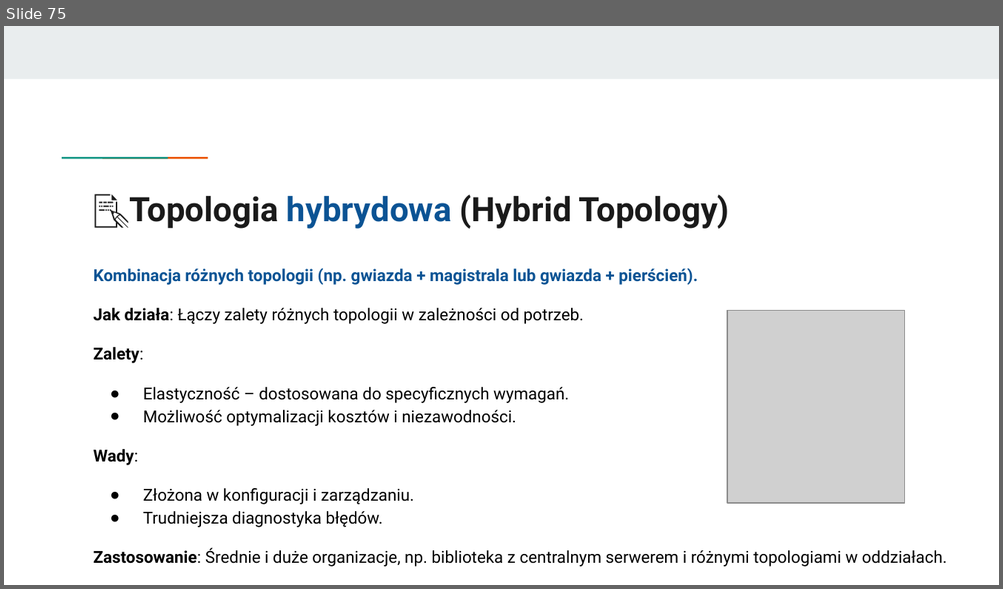
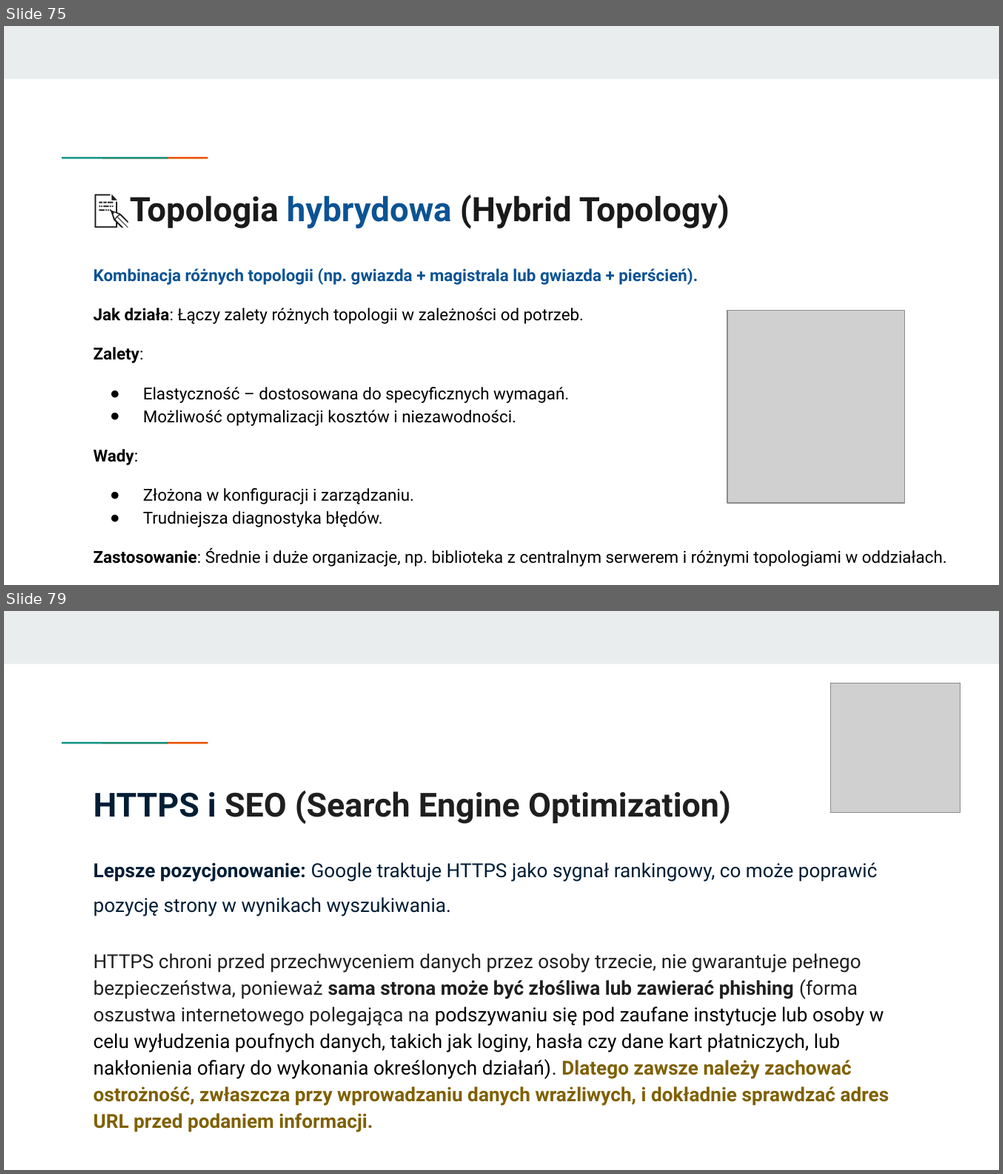
Before and after one commit to KasiaKasia/PRZEDMIOTY, a slide deck: ZASTOSOWANIE_INFORMATYKI/1A-gr_2/Zastosowanie informatyki - 1A gr. 2.pptx. Shown one above the other, each under a label of ours: slide 75 before the commit, slides 75 and 79 after it; the slides between them are not shown. The pictures are 1003x589 and 1003x1174 pixels, drawn with LibreOffice and Linux fonts; fonts in the diff are those of the drawing; grey boxes stand for pictures. Boxes give left, top, right and bottom in pixels: in the first picture for what was removed or moved away, otherwise in the second. Text is boxed around its words. In the diff, an @@ line names an element or a change of style, - is before the commit and + after.

```diff
--- a/ZASTOSOWANIE_INFORMATYKI/1A-gr_2/Zastosowanie informatyki - 1A gr. 2.pptx
+++ b/ZASTOSOWANIE_INFORMATYKI/1A-gr_2/Zastosowanie informatyki - 1A gr. 2.pptx
@@ slide 79 added at [4, 611, 999, 1170], background #FFFFFF; not listed: 3 template elements that a slide beside it also shows @@
@@ picture added at [831, 683, 960, 812] @@
@@ title added at [94, 791, 731, 824], 24 pt, text #1F1F1F, bold @@
+HTTPS i SEO (Search Engine Optimization)
@@ text added at [94, 863, 889, 1133], 14 pt, text #1F1F1F @@
+Lepsze pozycjonowanie: Google traktuje HTTPS jako sygnał rankingowy, co może poprawić pozycję strony w wynikach wyszukiwania.
+HTTPS chroni przed przechwyceniem danych przez osoby trzecie, nie gwarantuje pełnego bezpieczeństwa, ponieważ sama strona może być złośliwa lub zawierać phishing (forma oszustwa internetowego polegająca na podszywaniu się pod zaufane instytucje lub osoby w celu wyłudzenia poufnych danych, takich jak loginy, hasła czy dane kart płatniczych, lub nakłonienia ofiary do wykonania określonych działań). Dlatego zawsze należy zachować ostrożność, zwłaszcza przy wprowadzaniu danych wrażliwych, i dokładnie sprawdzać adres URL przed podaniem informacji.
```
Also in this commit, not shown: 4 other slides added, 1 other file.
